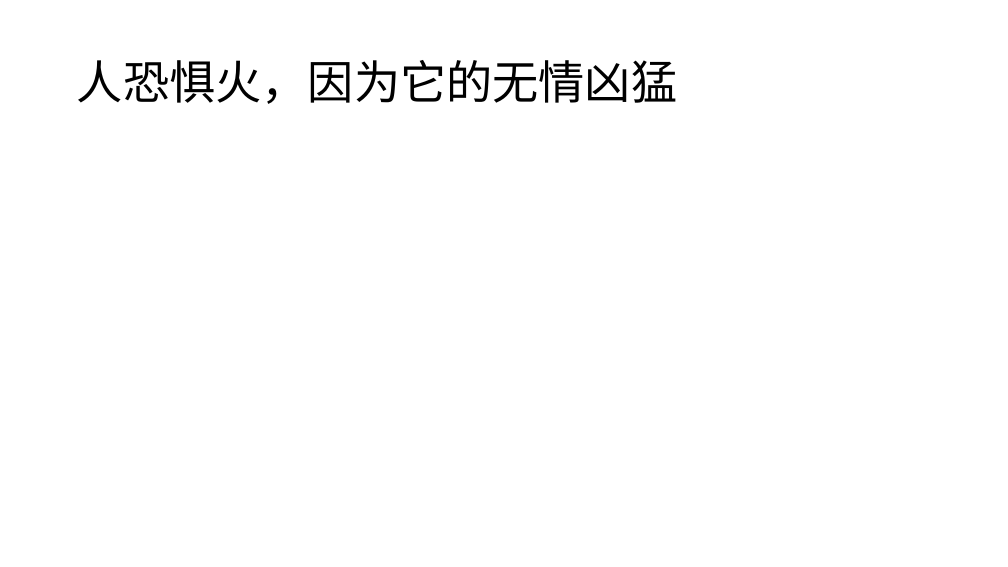
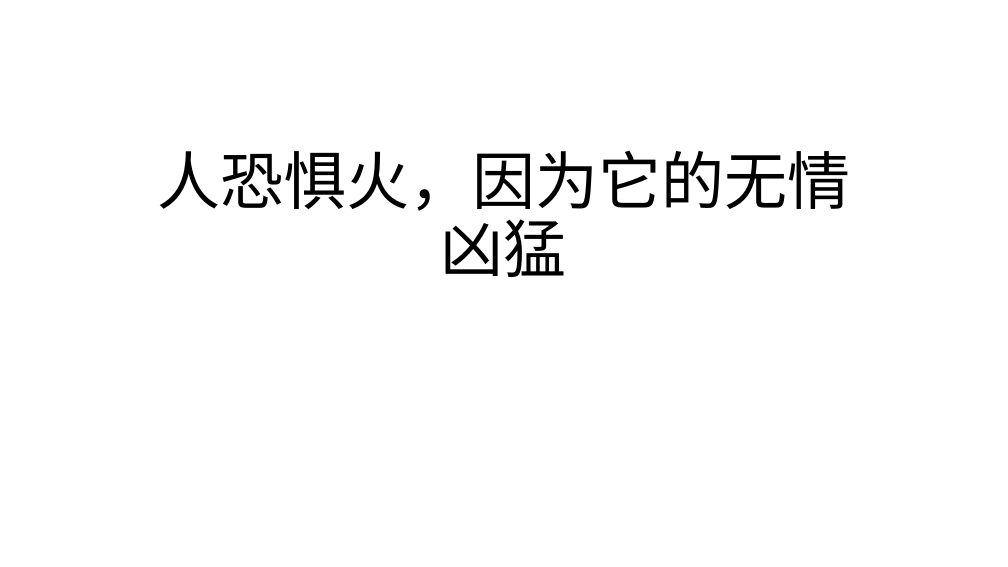
Before and after one commit to movive/hello-world, a slide deck: slide 3 of BP/火-消防.pptx. Drawn at 1008x567 pixels with LibreOffice and Linux fonts; fonts in the diff are those of the drawing. Boxes give left, top, right and bottom in pixels: in the first picture for what was removed or moved away, otherwise in the second. Text is boxed around its words. In the diff, an @@ line names an element or a change of style, - is before the commit and + after.

```diff
--- a/BP/火-消防.pptx
+++ b/BP/火-消防.pptx
@@ title "人恐惧火，因为它的无情凶猛": place and size @@
-title "人恐惧火，因为它的无情凶猛" at (77, 60, 678, 104)
+title "人恐惧火，因为它的无情凶猛" at (157, 151, 850, 277)
@@ title "人恐惧火，因为它的无情凶猛" at (157, 151, 850, 277): size 44 to 60 pt; alignment left to centre; vertical alignment middle to bottom @@
```
Also in this commit, not shown: 2 other slides changed, 5 slides added, 1 slide removed.
